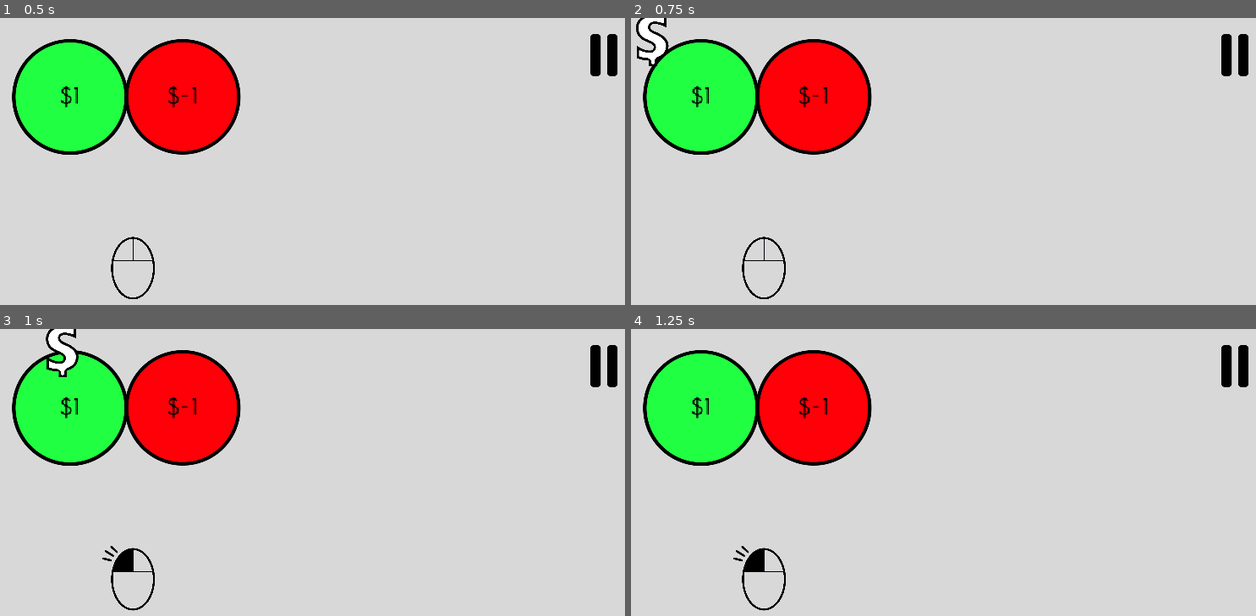
Above: before the commit, frames 1-4 (two rows, left to right).
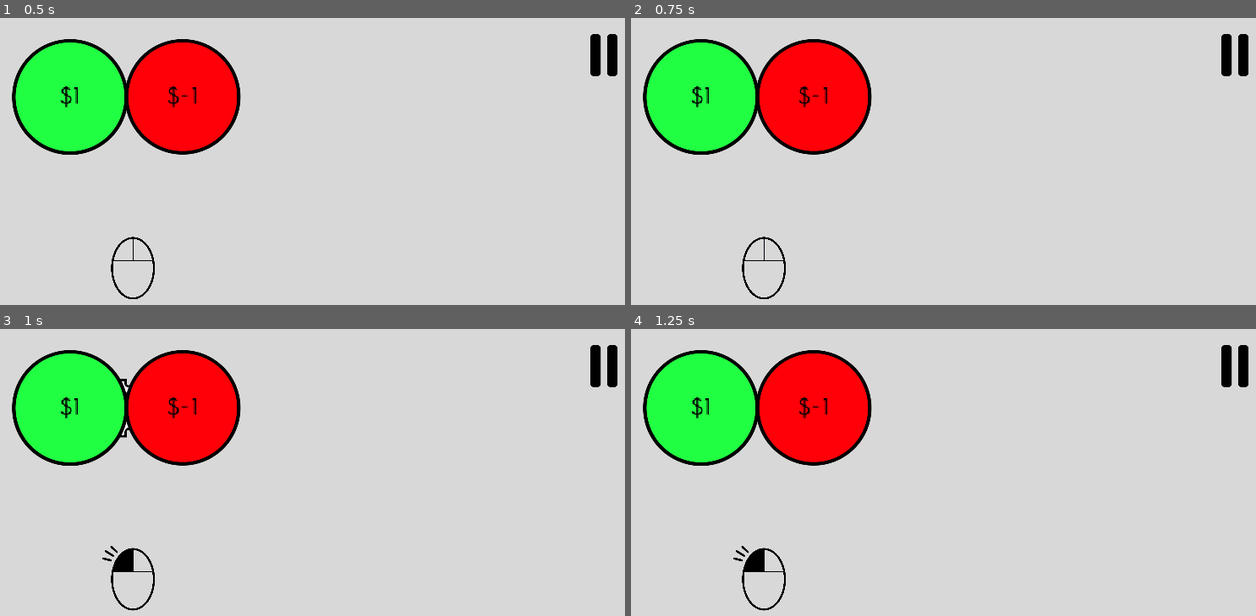
Above: after the commit, the same moments.

Repository: Inglo-Games/dollar-shuffle
Game: Godot game, scene res://scenes/tutorial.tscn
Two runs of this game, one before a commit and one after it. Both use one fixed random seed, a clock stepped at 60 frames per second and the inputs below. This scene is started directly instead of the project's main scene.
Inputs (mouse positions are in pixels of both pictures, inside the frame that each line leads up to):
- Up to frame 1 (0.5 s): no input
- Up to frame 2 (0.75 s): tap Enter at 0.5 s; move the mouse to (699, 98) at 0.52 s; click (699, 98) at 0.6 s
- Up to frame 3 (1 s): no input
- Up to frame 4 (1.25 s): no input

Frame 1 is identical in both runs. In frame 2, 0.5% of the frame differs, in the area x 0-7%, y 0-17%; in frame 3, 0.6%, in the area x 7-21%, y 0-38%; in frame 4, nothing differs.

Commit message:
Tweaking point animation positioning

Diff:
--- a/scripts/point_anim.gd
+++ b/scripts/point_anim.gd
@@ -3,7 +3,7 @@
 # Speed the point should move
 const percent_per_sec = 1.45
 # Distance to destination before dissapating
-const limit_dist = 150.0
+const limit_dist = 128.0
 
 # Node locations
 var loc_start = Vector2(0,0)
@@ -15,13 +15,17 @@
 	set_process(true)
 	# Setup texture
 	texture = load("res://assets/icons/dollar.png")
+	# Center sprite
+	centered = true
+	# Show animation behind nodes and lines
+	show_behind_parent = true
 	# Remain invisible until movement starts
 	visible = false
 
 func _process(delta):
 	# Clear node if it reached its end location
 	var dist = loc_end.distance_to(position)
-	if dist < limit_dist:
+	if dist < limit_dist * scale.x:
 		visible = false
 		queue_free()
 	# Else move it closer to destination node
@@ -32,5 +36,5 @@
 
 func init(node1, node2):
 	# Save the start and end locations
-	loc_start = node1.rect_position
-	loc_end = node2.rect_position
+	loc_start = node1.rect_position + (node1.rect_size * node1.rect_scale * 0.5)
+	loc_end = node2.rect_position + (node2.rect_size * node2.rect_scale * 0.5)
